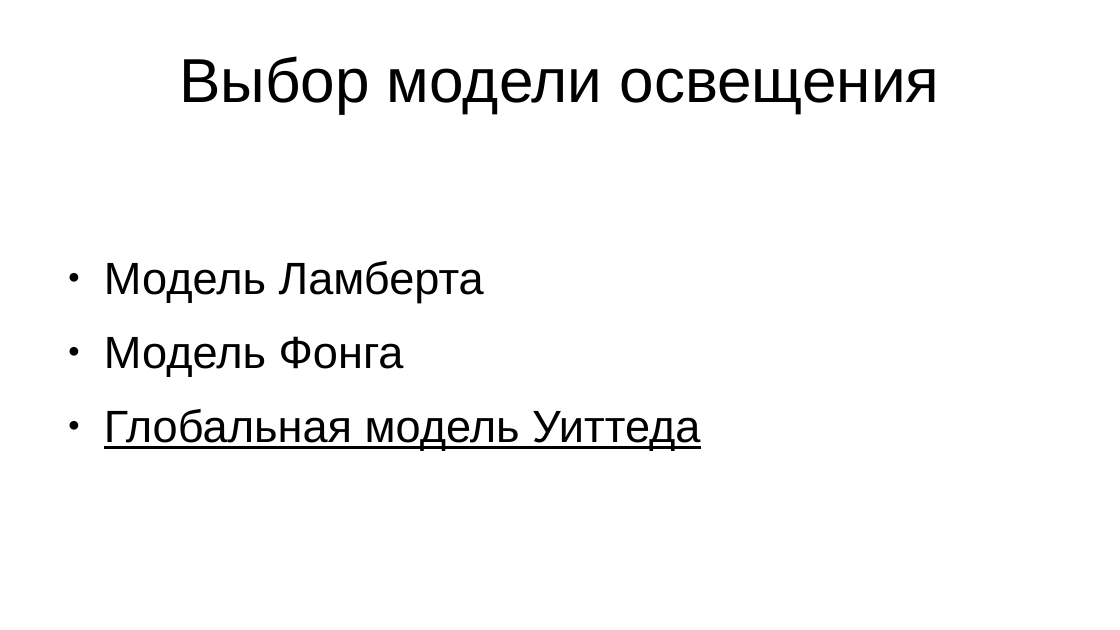
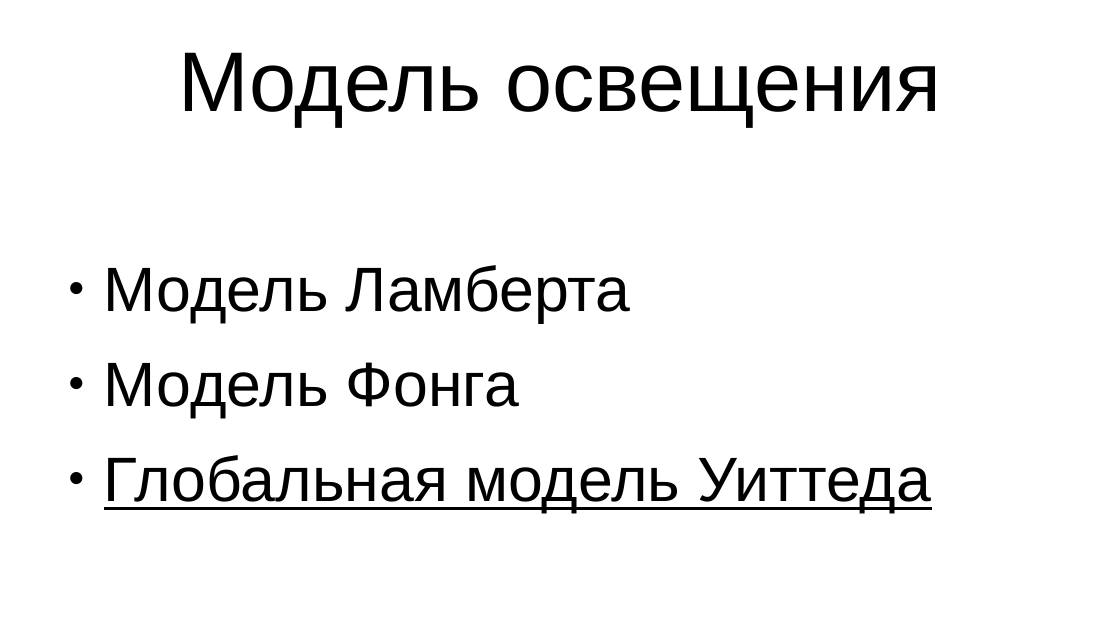
Before and after one commit to agarmirus/slime_toy_course_project, a slide deck: slide 8 of docs/pres/pres.odp. Drawn at 1120x630 pixels with LibreOffice and Linux fonts; fonts in the diff are those of the drawing. Boxes give left, top, right and bottom in pixels: in the first picture for what was removed or moved away, otherwise in the second. Text is boxed around its words. In the diff, an @@ line names an element or a change of style, - is before the commit and + after.

```diff
--- a/docs/pres/pres.odp
+++ b/docs/pres/pres.odp
@@ title at [178, 52, 941, 126]: text changed; size 44 to 60 pt @@
-Выбор модели освещения
+Модель освещения
@@ text "Модель Ламберта" at [104, 265, 931, 513]: size 32 to 44.4 pt @@
```
Also in this commit, not shown: 13 other slides changed, 12 other files.
